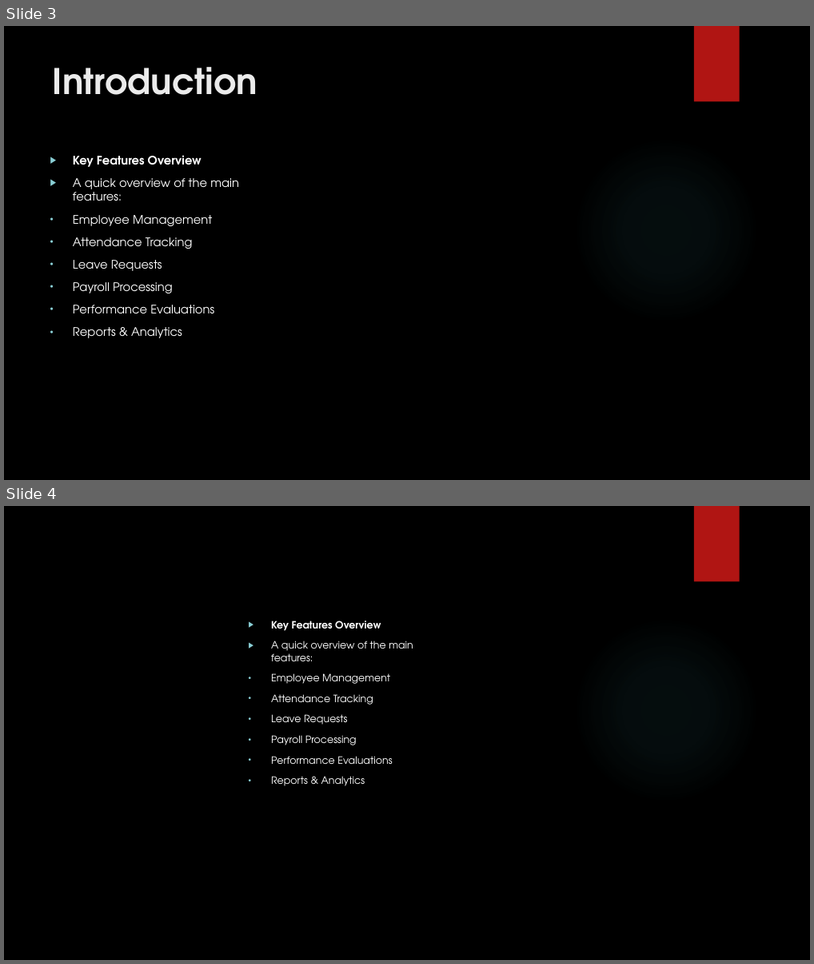
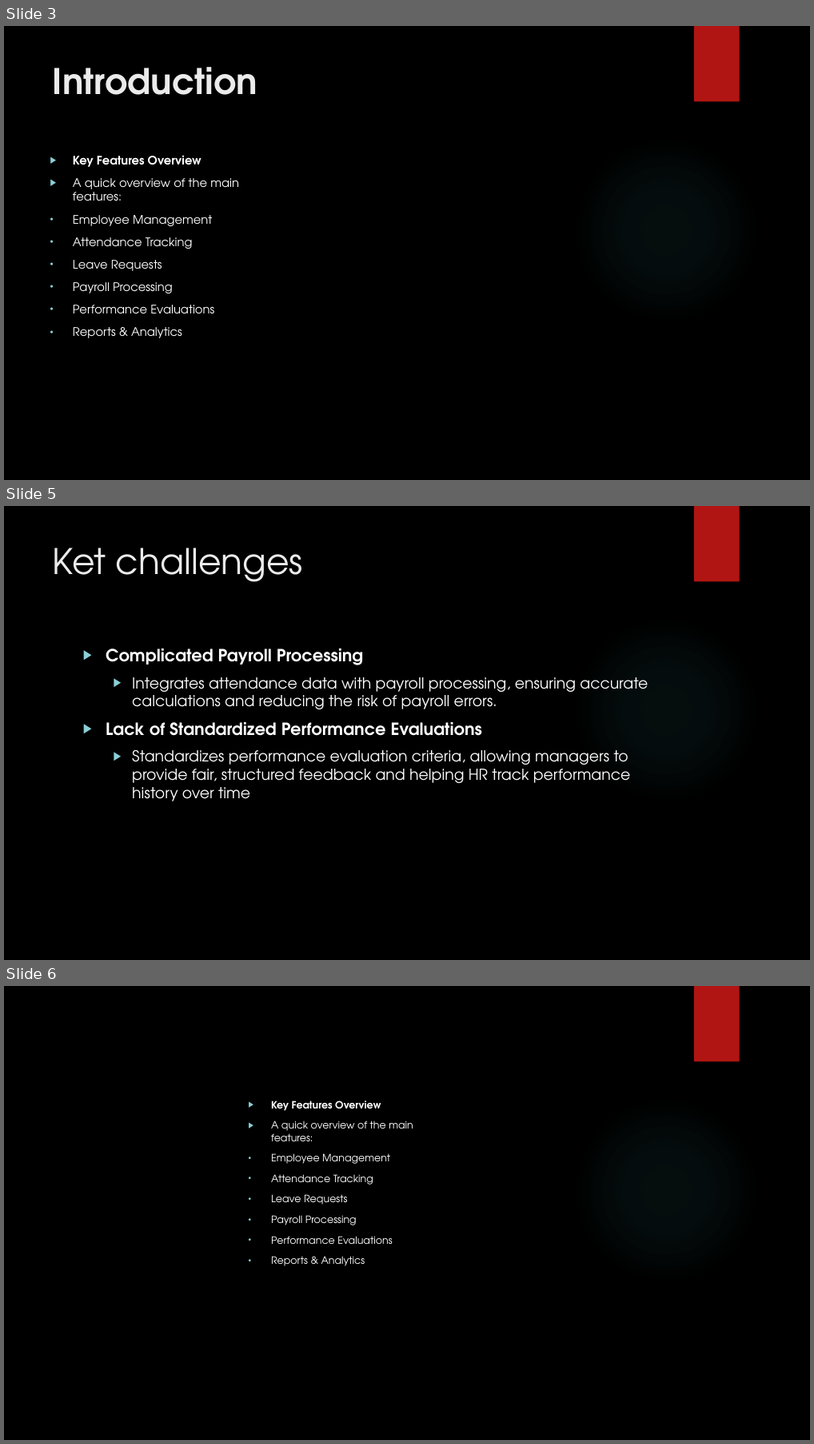
Before and after one commit to dorist12/Dorris-HR_SYSTEM, a slide deck: dorris hr system.pptm. Shown one above the other, each under a label of ours: slides 3 and 4 before the commit, slides 3, 5 and 6 after it; the slides between them are not shown. The pictures are 814x964 and 814x1444 pixels, drawn with LibreOffice and Linux fonts; fonts in the diff are those of the drawing; background and template pictures are left out. Boxes give left, top, right and bottom in pixels: in the first picture for what was removed or moved away, otherwise in the second. Text is boxed around its words. In the diff, an @@ line names an element or a change of style, - is before the commit and + after.

```diff
--- a/dorris hr system.pptm
+++ b/dorris hr system.pptm
@@ slide 5 added at [4,506,810,960], background picture (left out); not listed: 2 template elements that a slide beside it also shows @@
@@ title added at [53,548,303,582], 42 pt, text #EBEBEB @@
+Ket challenges
@@ text added at [106,648,648,801], 18 pt, text #FFFFFF @@
+▶ Complicated Payroll Processing
+  ▶ Integrates attendance data with payroll processing, ensuring accurate calculations and reducing the risk of payroll errors.
+▶ Lack of Standardized Performance Evaluations
+  ▶ Standardizes performance evaluation criteria, allowing managers to provide fair, structured feedback and helping HR track performance history over time
@@ what was slide 4 is now slide 6 @@
```
Also in this commit, not shown: 1 slide changed, 1 other slide added.
